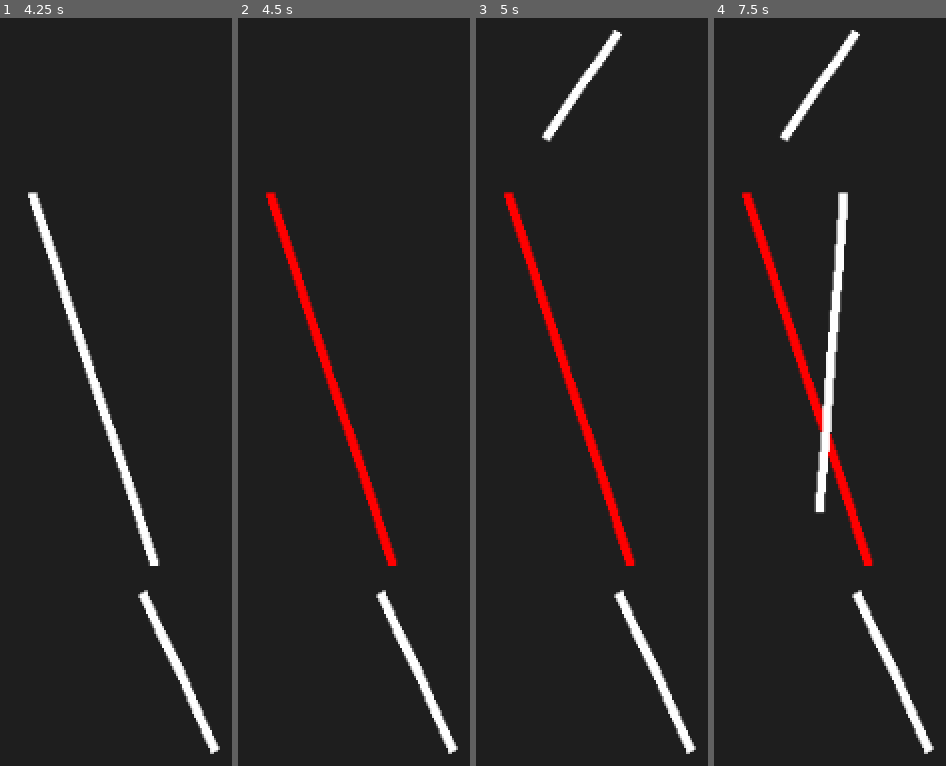
Above: before the commit, frames 1-4 (left to right).
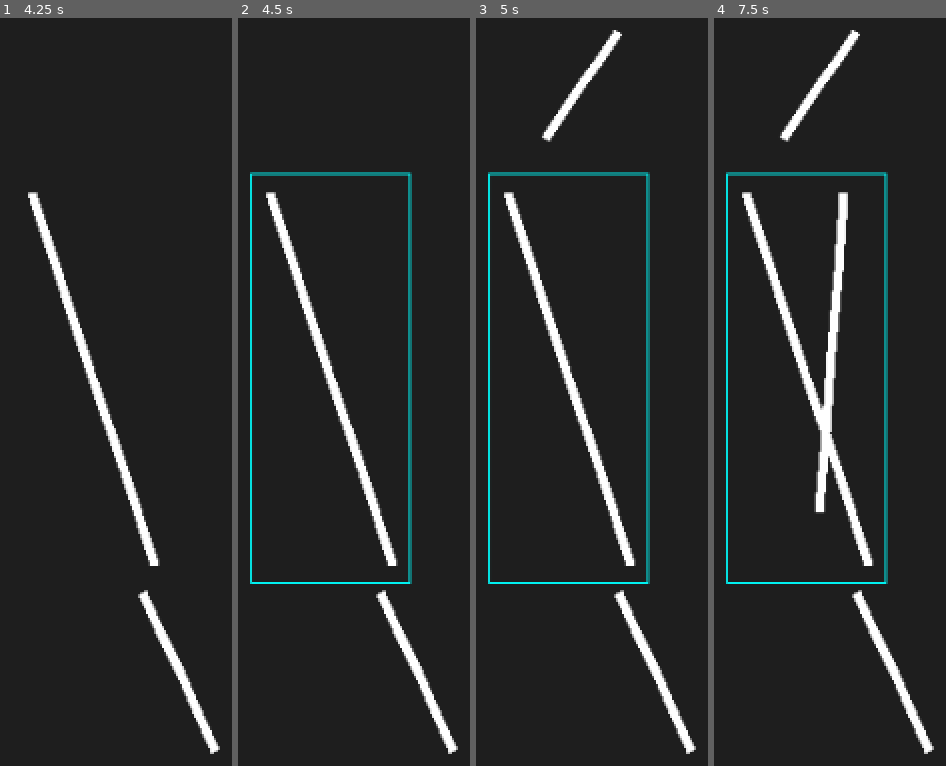
Above: after the commit, the same moments.

Repository: TevesManuel/TNote
Game: Godot game, scene res://Scenes/main.tscn
Same seed, same stepped clock (60 frames per second), same inputs: the game is played once before the commit and once after it.
Inputs (mouse positions are in pixels of both pictures, inside the frame that each line leads up to):
- Up to frame 1 (4.25 s): tap Enter at 0.5, 2, 3.5 s; move the mouse to (outside the picture) at 0.52 s; click (outside the picture) at 0.67 s; tap Space at 1.25, 2.75 s; drag from (104, 511) to (215, 751) at 1.27 s; move the mouse to (outside the picture) at 2.02 s; click (outside the picture) at 2.17 s; drag from (215, 751) to (32, 190) at 2.77 s; move the mouse to (outside the picture) at 3.52 s; click (outside the picture) at 3.67 s
- Up to frame 2 (4.5 s): tap Space at 4.25 s; drag from (270, 190) to (379, 32) at 4.27 s
- Up to frame 3 (5 s): no input
- Up to frame 4 (7.5 s): move the mouse to (outside the picture) at 5.02 s; click (outside the picture) at 5.17 s; drag from (855, 32) to (818, 511) at 5.77 s; move the mouse to (outside the picture) at 6.52 s; click (outside the picture) at 6.67 s; drag from (818, 511) to (929, 751) at 7.27 s

Frame 1 is identical in both runs. In frame 2, 4.4% of the frame differs, in the area x 5-75%, y 20-76%; in frame 3, 4.4%; in frame 4, 4.3%.

Commit message:
Translation feature

Diff:
--- a/Scripts/drawing.gd
+++ b/Scripts/drawing.gd
@@ -1,14 +1,88 @@
 extends Object
 class_name Drawing
+
+const OFFSET := 10
 
 var line: Line2D
 var center: Vector2
 var radius: float
+var width: float
 
-func _init(l: Line2D, p: Vector2, r: float):
+var maxY := 0
+var minY := -1
+var maxX := 0
+var minX := -1
+
+var selectDrawer
+
+func _getCenterOfDraw(d: Line2D) -> Vector2:
+	var sumX := 0
+	var sumY := 0
+	maxY = 0
+	minY = -1
+	maxX = 0
+	minX = -1
+	for p in d.get_points():
+		print(p)
+		if minY == -1:
+			minY = p.y
+		if minX == -1:
+			minX = p.x
+		sumX += p.x
+		sumY += p.y
+		if p.x > maxX:
+			maxX = p.x
+		if p.x < minX:
+			minX = p.x
+		if p.y > maxY:
+			maxY = p.y
+		if p.y < minY:
+			minY = p.y
+
+	return Vector2(sumX/d.get_point_count(), sumY/d.get_point_count())
+
+func _getRadius(d: Line2D, c: Vector2) -> float:
+	var maxDistance := 0.0
+	var dist := 0
+	for p in d.get_points():
+		dist = p.distance_to(c)
+		if dist > maxDistance:
+			maxDistance = dist
+	return maxDistance
+
+func _init(l: Line2D):
 	line = l
-	center = p
-	radius = r
+	center = _getCenterOfDraw(line)
+	radius = _getRadius(line, center)
 
 func isClicked(p: Vector2) -> bool:
 	return center.distance_to(p) < radius
+
+func makeSelectDrawer() -> Line2D:
+	unselect()
+	selectDrawer = Line2D.new()
+	selectDrawer.points = [
+		Vector2(minX - OFFSET, maxY + OFFSET),
+		Vector2(maxX + OFFSET, maxY + OFFSET),
+		Vector2(maxX + OFFSET, minY - OFFSET),
+		Vector2(minX - OFFSET, minY - OFFSET),
+		Vector2(minX - OFFSET, maxY + OFFSET),
+	]
+	selectDrawer.width = 1
+	selectDrawer.default_color = Color(0, 1, 1)
+	return selectDrawer
+
+func unselect():
+	if selectDrawer != null:
+		selectDrawer.queue_free()
+
+func update():
+	for i in range(line.points.size()):
+		line.points[i] += line.position
+	line.position = Vector2.ZERO
+	_init(line)
+
+
+func setPosition(position: Vector2):
+	line.position = position - center
+	selectDrawer.position = position - center
--- a/Scripts/main.gd
+++ b/Scripts/main.gd
@@ -4,61 +4,62 @@
 var lastTouchAt := 0
 
 var fingerDrawing := -1
-var drawing := false
+var isDrawing := false
 var drawer : Line2D
 
-var drawings = []
+var drawings : Array[Drawing] = []
+var selectedDraw : Drawing = null
 
-func getCenterOfDraw(d: Line2D) -> Vector2:
-	var sumX := 0
-	var sumY := 0
-	for p in d.get_points():
-		sumX += p.x
-		sumY += p.y
-	return Vector2(sumX/d.get_point_count(), sumY/d.get_point_count())
+var fingerToDrag := -1
 
-func getRadius(d: Line2D, c: Vector2) -> float:
-	var maxDistance := 0.0
-	var dist := 0
-	for p in d.get_points():
-		dist = p.distance_to(c)
-		if dist > maxDistance:
-			maxDistance = dist
-	return maxDistance
+func drawUpdate(event : InputEvent):
+	if !isDrawing:
+		isDrawing = true
+		fingerDrawing = event.index
+		var line = Line2D.new()
+		line.width = 5
+		line.default_color = Color.WHITE
+		add_child(line)
+		drawer = line
+	elif fingerDrawing == event.index:
+		drawer.add_point(event.position)
 
 func _input(event):
 	if event is InputEventScreenTouch:
 		if event.pressed:
 			if ((Time.get_ticks_msec() - lastTouchAt) < 200) && (event.position.distance_to(lastTouchPosition) < 50):
 				print("At ", lastTouchPosition)
+
 			for d in drawings:
 				if d.isClicked(event.position):
-					d.line.default_color = Color(1, 0, 0, 1)
+					if selectedDraw == d:
+						print("Clicked again")
+						fingerToDrag = event.index
+					else:
+						add_child(d.makeSelectDrawer())
+						selectedDraw = d
+				else:
+					selectedDraw = null
+					d.unselect()
+
 		else:
+			if fingerToDrag == event.index:
+				fingerToDrag = -1
+				selectedDraw.update()
+				selectedDraw = null
+
 			if fingerDrawing == event.index:
 				if drawer.get_point_count() > 0:
-					var center := getCenterOfDraw(drawer)
-					drawings.append(Drawing.new(drawer, center, getRadius(drawer, center)))
+					drawings.append(Drawing.new(drawer))
 				drawer = null
 				fingerDrawing = -1
-				drawing = false
+				isDrawing = false
 			lastTouchPosition = event.position
 			lastTouchAt = Time.get_ticks_msec()
+
 	elif event is InputEventScreenDrag:
-		if !drawing:
-			drawing = true
-			fingerDrawing = event.index
-			var line = Line2D.new()
-			line.width = 5
-			line.default_color = Color.WHITE
-			add_child(line)
-			drawer = line
-		elif fingerDrawing == event.index:
-			drawer.add_point(event.position)
-		#print("Arrastrando en:", event.position, " con velocidad:", event.velocity)
-
-func _ready() -> void:
-	pass
-
-func _process(delta: float) -> void:
-	pass
+		if event.index == fingerToDrag:
+			if selectedDraw != null:
+				selectedDraw.setPosition(event.position)
+		else:
+			drawUpdate(event)
--- a/project.godot
+++ b/project.godot
@@ -30,4 +30,5 @@
 
 textures/canvas_textures/default_texture_filter=0
 renderer/rendering_method="mobile"
+textures/vram_compression/import_etc2_astc=true
 environment/defaults/default_clear_color=Color(0.117647, 0.117647, 0.117647, 1)
Not shown, added: export_presets.cfg
